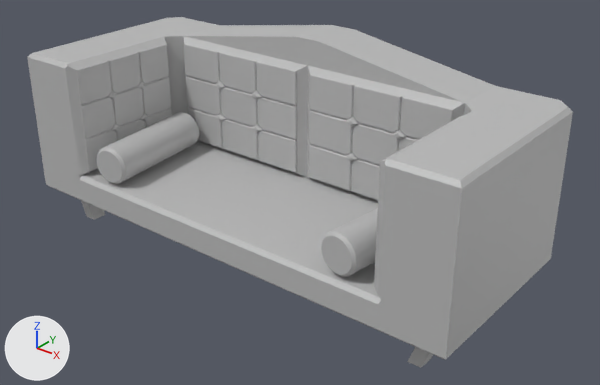
A saved change to the FBX model Assets/Models/Static Mesh/STM_Couch.fbx.
One viewpoint serves both versions: a camera (50 mm lens) standing at (3.31, -3.93, 2.17) and looking at (0.17, -0.01, -0.26). The lights are fixed; the arrows at lower left show +X, +Y and +Z. Where no turn or scale is listed for an object, it has been applied to the vertices.

Script lines for the objects in view, before the commit:
```python
me_mesh = bpy.data.meshes.new('Mesh')
me_mesh.from_pydata(...)  # 1138 vertices, 1055 faces; spans x -1.7..1.7, y -0.71..0.71, z -0.71..0.71
me_mesh.materials.append(mat_lambert1)  # grey #bcbcbc
ob_pcube83 = bpy.data.objects.new('pCube83', me_mesh)
ob_pcube83.location = (0.0, 0.0, -0.015)
```
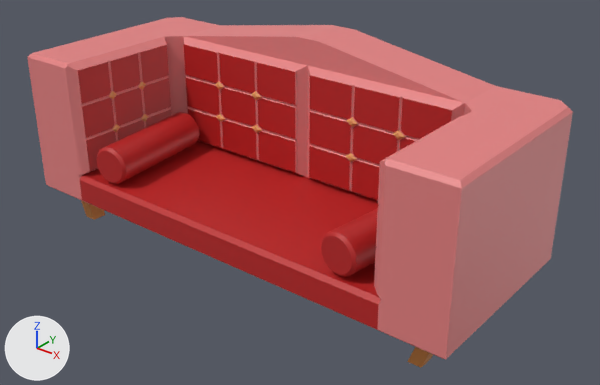
Location of each change, [x1, y1, x2, y2] in pixels of the pictures (600 x 385 px):
part 1 of me_mesh, recoloured
    both: [407, 347, 433, 368]
part 2 of me_mesh, recoloured
    both: [81, 200, 105, 220]
part 3 of me_mesh, recoloured (grey to pink)
    both: [27, 17, 573, 359]
part 4 of me_mesh, recoloured
    both: [109, 82, 148, 132]
part 5 of me_mesh, recoloured (grey to orange)
    both: [215, 81, 261, 133]
part 6 of me_mesh, recoloured (grey to orange)
    both: [346, 118, 405, 162]
part 7 of me_mesh, recoloured (grey to red)
    both: [78, 45, 452, 329]

Diff of the bpy script that builds the scene:
```diff
--- a/Assets/Models/Static Mesh/STM_Couch.fbx.py
+++ b/Assets/Models/Static Mesh/STM_Couch.fbx.py
@@ mat_envgold_4 @@
+mat_envgold_4 = principled_material('EnvGold_4')
+mat_envgold_4.base_color = (0.599, 0.223, 0.0487)  # orange #cb823e
@@ mat_envgold_3 @@
+mat_envgold_3 = principled_material('EnvGold_3')
+mat_envgold_3.base_color = (0.826, 0.332, 0.112)  # orange #ea9c5e
@@ mat_envred_5 @@
+mat_envred_5 = principled_material('EnvRed_5')
+mat_envred_5.base_color = (0.5, 0.015, 0.015)  # red #bc2121
@@ mat_envred_3 @@
+mat_envred_3 = principled_material('EnvRed_3')
+mat_envred_3.base_color = (0.79, 0.221, 0.221)  # pink #e68181
@@ me_mesh @@
 me_mesh.from_pydata(...)  # 1138 vertices, 1055 faces; spans x -1.7..1.7, y -0.71..0.71, z -0.71..0.71
 # used by ob_pcube83; location = (0.0, 0.0, -0.015)
+# me_mesh part 1: all 5 faces centred in x 1.44..1.53, y -0.58..-0.47, z -0.71..-0.6 switch from mat_lambert1 (grey #bcbcbc) to mat_envgold_4 (orange #cb823e)
+# me_mesh part 2: all 4 faces centred in x -1.42..-1.38, y -0.58..-0.47, z -0.71..-0.6 switch from mat_lambert1 (grey #bcbcbc) to mat_envgold_4 (orange #cb823e)
+# me_mesh part 3: 693 of the faces centred in x -1.7..1.7, y -0.71..0.71, z -0.5..0.71 switch from mat_lambert1 (grey #bcbcbc) to mat_envred_3 (pink #e68181)
+# me_mesh part 4: all 20 faces centred in x -1.2, y -0.41..-0.11, z -0.02..0.26 switch from mat_lambert1 (grey #bcbcbc) to mat_envgold_3 (orange #ea9c5e)
+# me_mesh part 5: all 20 faces centred in x -0.79..-0.4, y 0.22, z -0.01..0.26 switch from mat_lambert1 (grey #bcbcbc) to mat_envgold_3 (orange #ea9c5e)
+# me_mesh part 6: all 20 faces centred in x 0.4..0.79, y 0.22, z -0.01..0.26 switch from mat_lambert1 (grey #bcbcbc) to mat_envgold_3 (orange #ea9c5e)
+# me_mesh part 7: 262 of the faces centred in x -1.21..1.21, y -0.71..0.23, z -0.4..0.36 switch from mat_lambert1 (grey #bcbcbc) to mat_envred_5 (red #bc2121)
```
